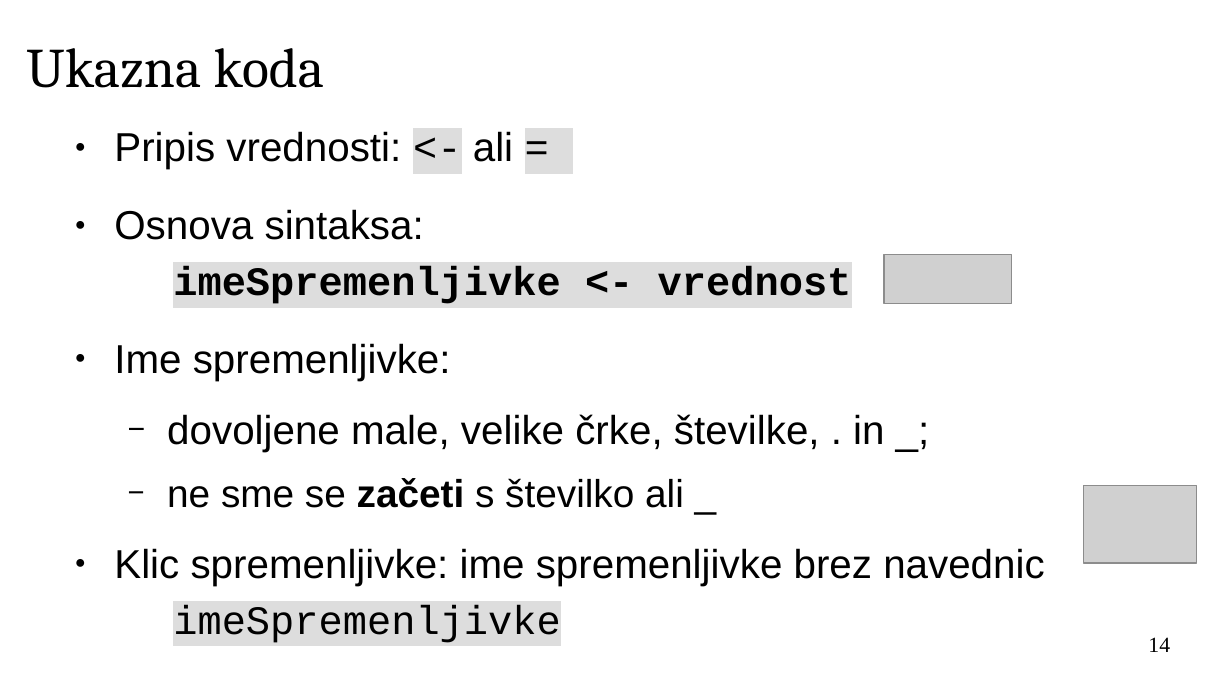
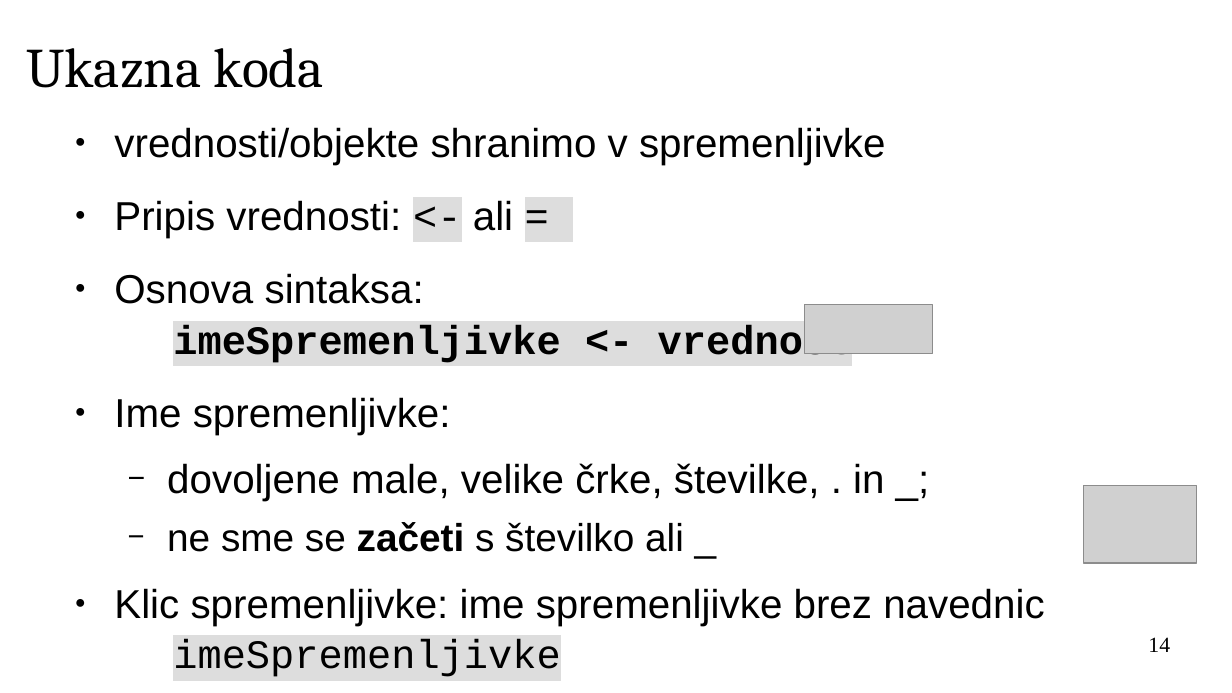
Before and after one commit to janaobsteter/R_tecaj, a slide deck: slide 14 of ModulA/IT_Rtecaj_ModulA.odp. Drawn at 1232x693 pixels with LibreOffice and Linux fonts; fonts in the diff are those of the drawing; grey boxes stand for pictures; background and template pictures are left out. Boxes give left, top, right and bottom in pixels: in the first picture for what was removed or moved away, otherwise in the second. Text is boxed around its words. In the diff, an @@ line names an element or a change of style, - is before the commit and + after.

```diff
--- a/ModulA/IT_Rtecaj_ModulA.odp
+++ b/ModulA/IT_Rtecaj_ModulA.odp
@@ text at box(114, 127, 886, 165): paragraph added @@
+● vrednosti/objekte shranimo v spremenljivke
@@ text at box(114, 200, 1044, 626): line spacing 1.15 to 1.05 @@
@@ picture: place and size @@
-picture at box(884, 255, 1013, 304)
+picture at box(805, 305, 934, 354)
```
Also in this commit, not shown: 1 other file.
